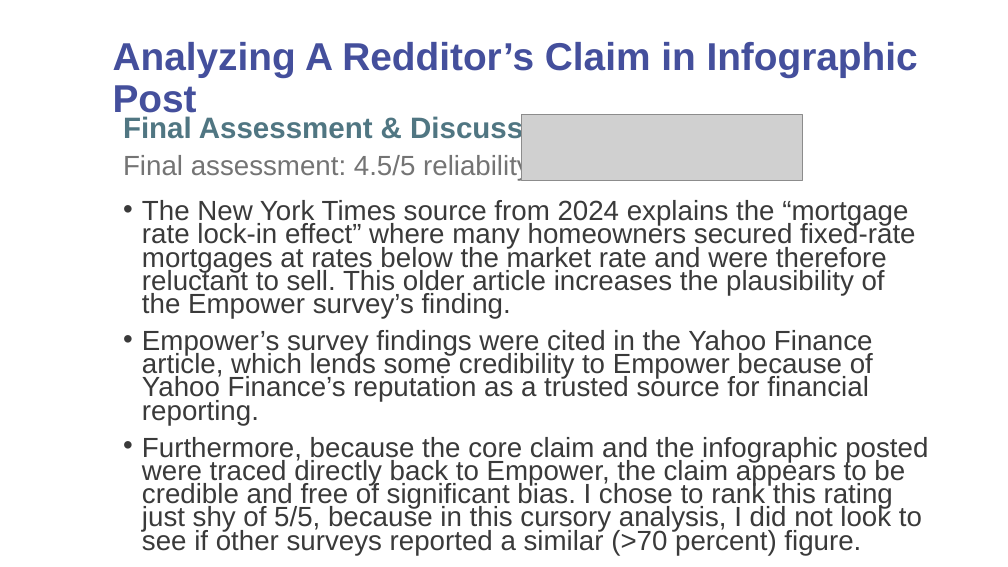
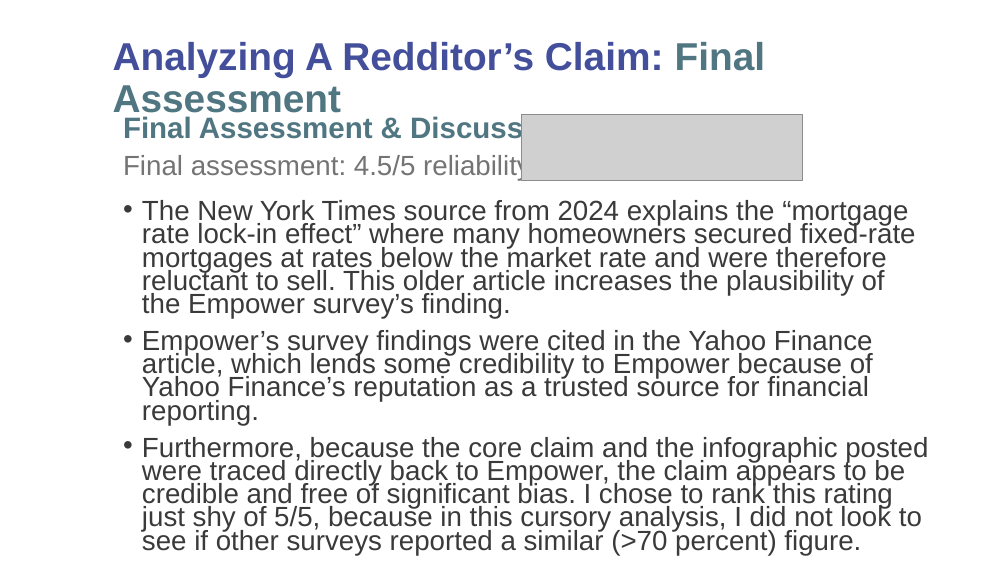
Before and after one commit to CSCI-1100/class_resources_public, a slide deck: slide 7 of downloads/digital_citizenship_audit_example.pptx. Drawn at 1008x567 pixels with LibreOffice and Linux fonts; fonts in the diff are those of the drawing; grey boxes stand for pictures; background and template pictures are left out. Boxes give left, top, right and bottom in pixels: in the first picture for what was removed or moved away, otherwise in the second. Text is boxed around its words. In the diff, an @@ line names an element or a change of style, - is before the commit and + after.

```diff
--- a/downloads/digital_citizenship_audit_example.pptx
+++ b/downloads/digital_citizenship_audit_example.pptx
@@ title at (113, 42, 765, 119): text changed @@
-Analyzing A Redditor’s Claim in Infographic Post
+Analyzing A Redditor’s Claim: Final Assessment
```
Also in this commit, not shown: 12 other slides changed, 1 slide added, 2 other files.
